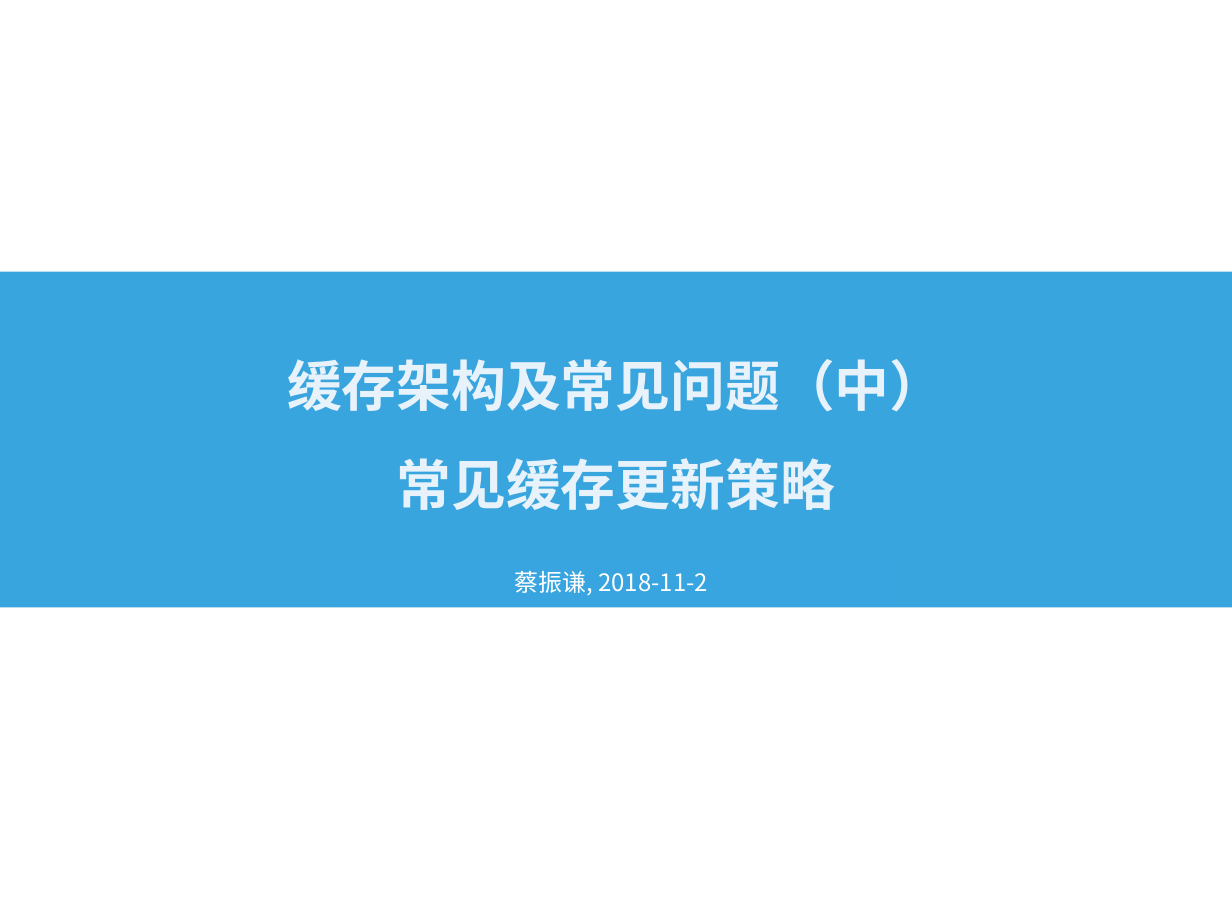
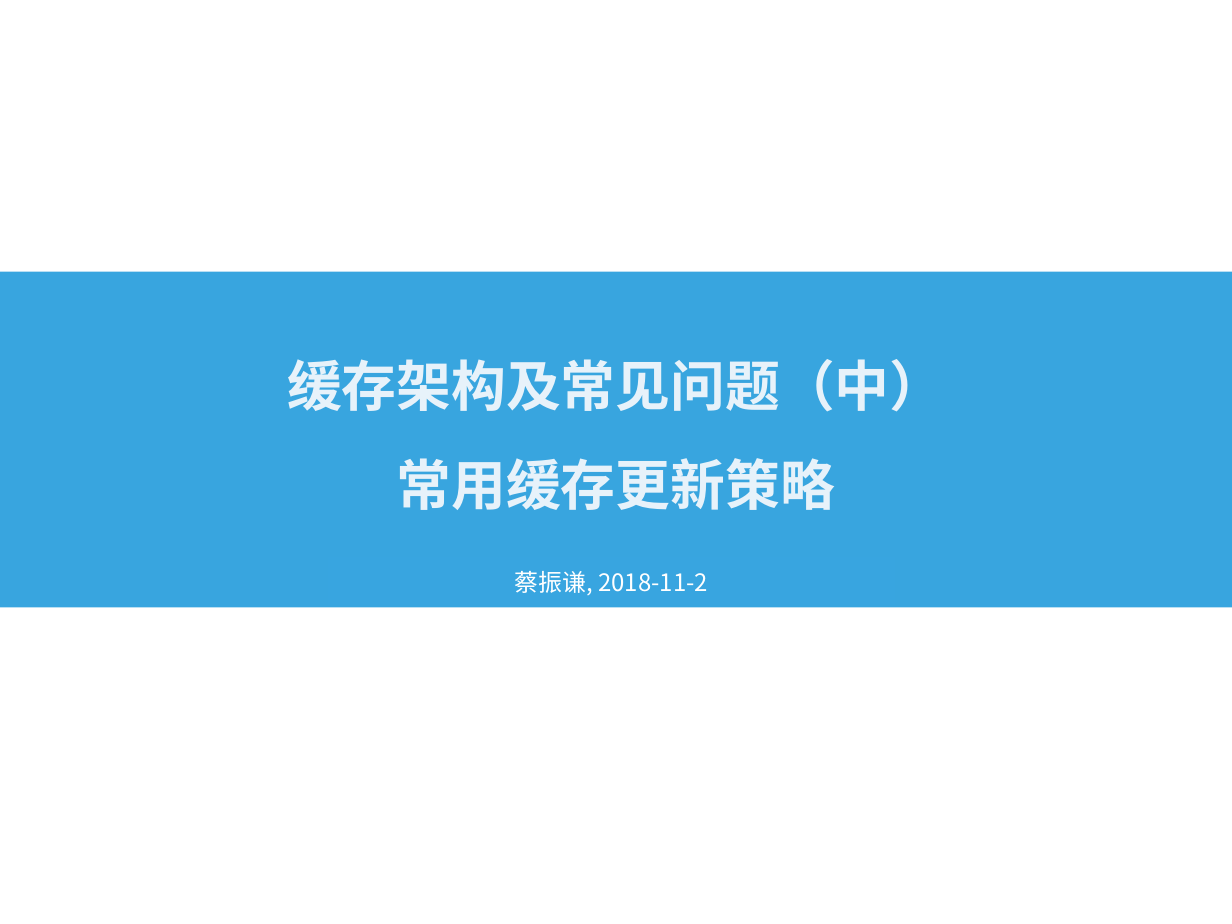
Before and after one commit to HeyFL/xmind, a slide deck: slide 1 of 分享 PPT/缓存架构及常见问题（中）-常见缓存更新方式.ppt. Drawn at 1232x924 pixels with LibreOffice and Linux fonts; fonts in the diff are those of the drawing. Boxes give left, top, right and bottom in pixels: in the first picture for what was removed or moved away, otherwise in the second. Text is boxed around its words. In the diff, an @@ line names an element or a change of style, - is before the commit and + after.

Commit message:
更新

```diff
--- a/分享 PPT/缓存架构及常见问题（中）-常见缓存更新方式.ppt
+++ b/分享 PPT/缓存架构及常见问题（中）-常见缓存更新方式.ppt
@@ title at box(287, 359, 944, 510): text changed @@
-缓存架构及常见问题（中）
-常见缓存更新策略
+缓存架构及常见问题（中）
+常用缓存更新策略
```
Also in this commit, not shown: 7 slides added.
